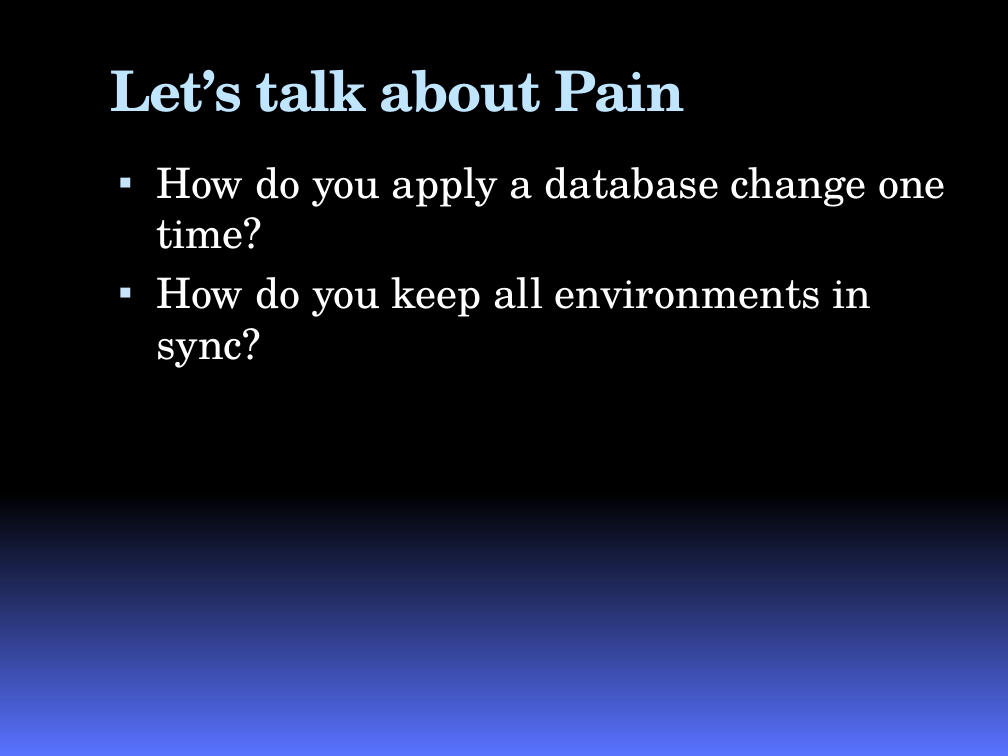
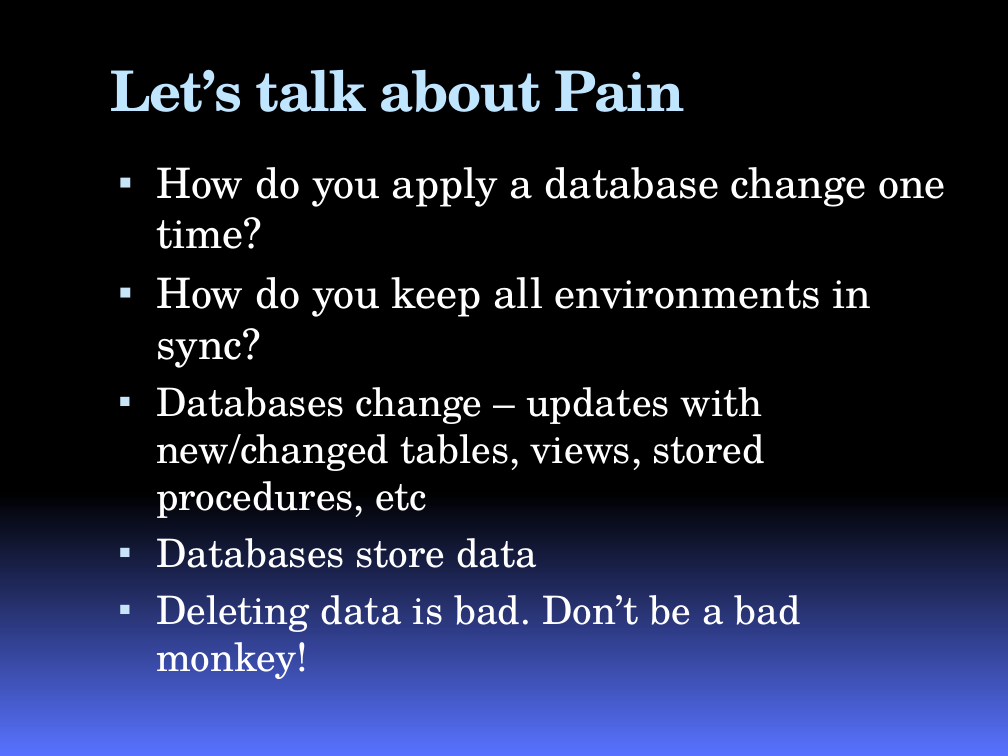
Before and after one commit to google-code-export/roundhouse, a slide deck: slide 6 of branches/nhibernate/docs/RoundhousEPresentation.pptx (slide 7 before the commit). Drawn at 1008x756 pixels with LibreOffice and Linux fonts; fonts in the diff are those of the drawing; background and template pictures are left out. Boxes give left, top, right and bottom in pixels: in the first picture for what was removed or moved away, otherwise in the second. Text is boxed around its words. In the diff, an @@ line names an element or a change of style, - is before the commit and + after.

```diff
--- a/branches/nhibernate/docs/RoundhousEPresentation.pptx
+++ b/branches/nhibernate/docs/RoundhousEPresentation.pptx
@@ text at box(156, 387, 801, 679): paragraphs added @@
+▪ Databases change – updates with new/changed tables, views, stored procedures, etc
+▪ Databases store data
+▪ Deleting data is bad. Don’t be a bad monkey!
```
Also in this commit, not shown: 1 other slide changed, 9 slides added, 3 slides removed, 44 other files.
